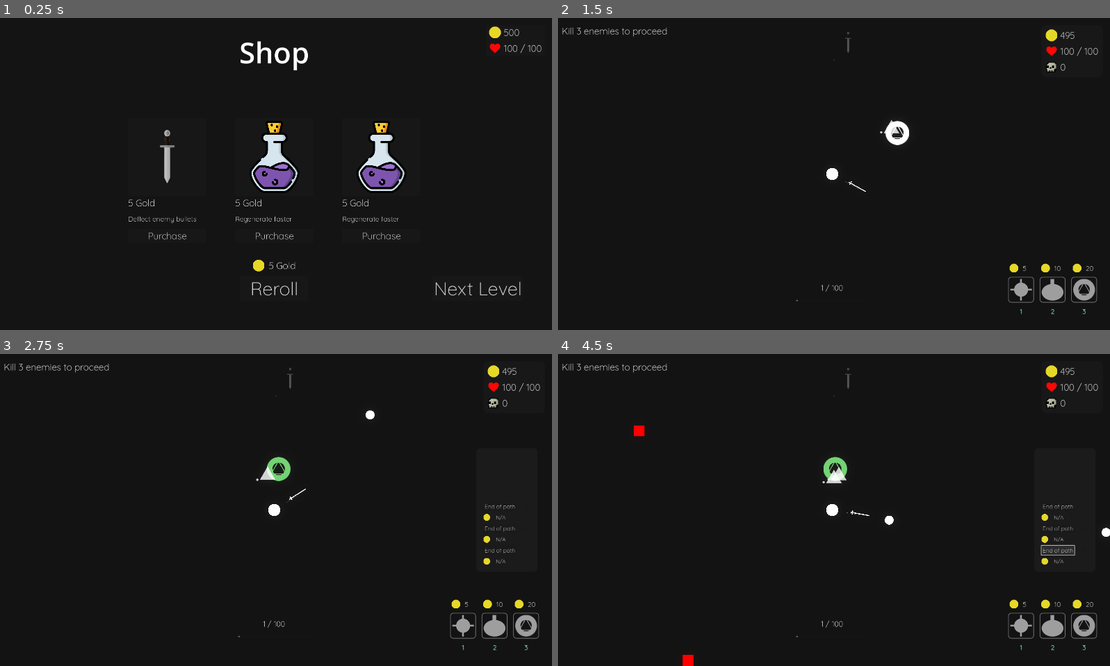
Above: before the commit, frames 1-4 (two rows, left to right).
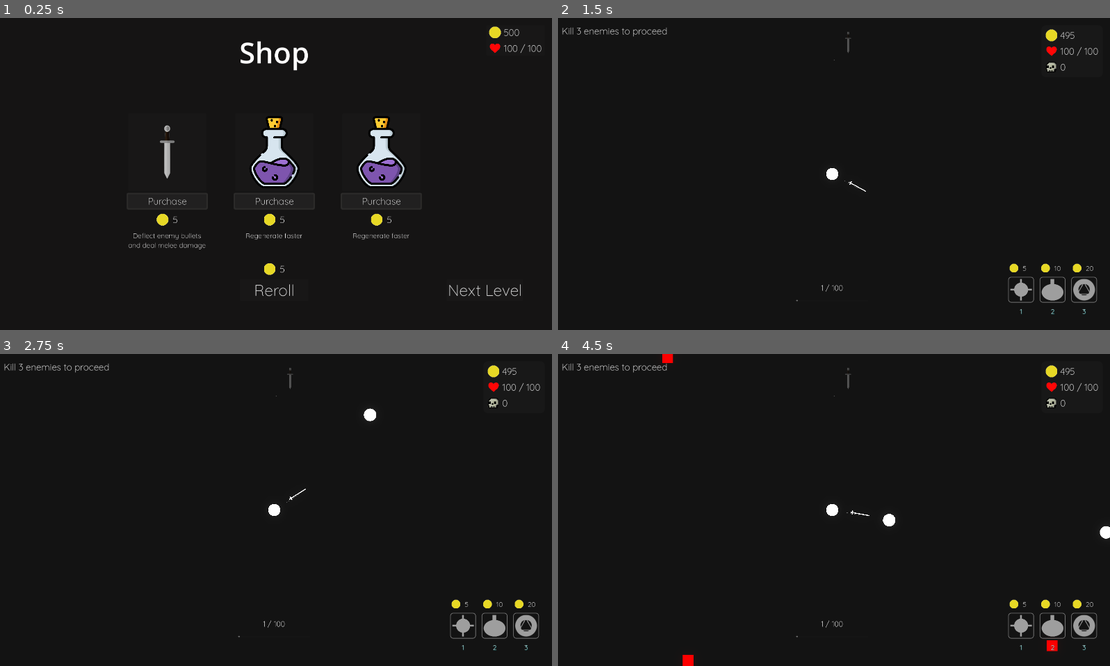
Above: after the commit, the same moments.

Repository: aiden10/towertide
Game: Godot game, scene res://Shop/Shop.tscn
Two runs of this game, one before a commit and one after it. Both use one fixed random seed, a clock stepped at 60 frames per second and the inputs below. This scene is started directly instead of the project's main scene.
Inputs (mouse positions are in pixels of both pictures, inside the frame that each line leads up to):
- Up to frame 1 (0.25 s): no input
- Up to frame 2 (1.5 s): click "Purchase" at 0.5 s; click "Next Level" at 1.25 s
- Up to frame 3 (2.75 s): tap Enter at 2 s; move the mouse to (336, 469) at 2.02 s; hold D (right) from 2.03 s (still down); click (336, 469) at 2.1 s
- Up to frame 4 (4.5 s): release D (right) at 2.75 s; click (1060, 506) at 2.75 s, where only the run before the commit has a clickable "End of path"; click (1060, 528) at 3.5 s, where only the run before the commit has a clickable "End of path"; click (1060, 550) at 4.25 s, where only the run before the commit has a clickable "End of path"

The runs differ from the first frame. In frame 1, 3.1% of the frame differs, in the area x 23-95%, y 32-90%; in frame 2, 0.3%; in frame 3, 0.5%; in frame 4, 0.9%.

Commit message:
fixed item card scaling, added basic sound setup

Diff:
--- a/Arena/arena.tscn
+++ b/Arena/arena.tscn
@@ -1,11 +1,10 @@
-[gd_scene load_steps=8 format=3 uid="uid://bx66d1earu3rb"]
+[gd_scene load_steps=7 format=3 uid="uid://bx66d1earu3rb"]
 
 [ext_resource type="Script" path="res://arena/arena.gd" id="1_5n0be"]
 [ext_resource type="PackedScene" uid="uid://dqfbffxeidvhr" path="res://player/Player.tscn" id="1_iy5w2"]
 [ext_resource type="PackedScene" uid="uid://l2perbaghgnm" path="res://door/Door.tscn" id="3_cuvm2"]
 [ext_resource type="PackedScene" uid="uid://onunwggusljt" path="res://enemies/stage1/BasicEnemy.tscn" id="4_5ndg3"]
 [ext_resource type="PackedScene" uid="uid://cmnf66ocvlno0" path="res://overlay/Overlay.tscn" id="5_0u82s"]
-[ext_resource type="PackedScene" uid="uid://d0ww8ht02jwn8" path="res://towers/spawner/SpawnerTower.tscn" id="6_3mgpk"]
 
 [sub_resource type="Environment" id="Environment_akft8"]
 background_mode = 3
@@ -36,6 +35,3 @@
 anchor_bottom = 0.0
 grow_horizontal = 1
 grow_vertical = 1
-
-[node name="SpawnerTower" parent="." instance=ExtResource("6_3mgpk")]
-position = Vector2(225, -142)
--- a/Shop/ItemCard.tscn
+++ b/Shop/ItemCard.tscn
@@ -1,7 +1,19 @@
-[gd_scene load_steps=3 format=3 uid="uid://cnjn3ya5n82rm"]
+[gd_scene load_steps=5 format=3 uid="uid://cnjn3ya5n82rm"]
 
 [ext_resource type="Theme" uid="uid://c6j20s0418q2g" path="res://resources/main_theme.tres" id="1_86g6b"]
 [ext_resource type="Script" path="res://shop/item_card.gd" id="1_n3w06"]
+[ext_resource type="Texture2D" uid="uid://bcdrfgq3elr05" path="res://sprites/overlay/gold.png" id="3_shoee"]
+
+[sub_resource type="StyleBoxFlat" id="StyleBoxFlat_vbfam"]
+bg_color = Color(0.992157, 0.972549, 0.94902, 0.0980392)
+corner_radius_top_left = 5
+corner_radius_top_right = 5
+corner_radius_bottom_right = 5
+corner_radius_bottom_left = 5
+expand_margin_left = 5.0
+expand_margin_top = 5.0
+expand_margin_right = 5.0
+expand_margin_bottom = 5.0
 
 [node name="ItemCard" type="VBoxContainer"]
 anchors_preset = 8
@@ -16,6 +28,7 @@
 grow_horizontal = 2
 grow_vertical = 2
 theme = ExtResource("1_86g6b")
+theme_override_constants/separation = 10
 script = ExtResource("1_n3w06")
 
 [node name="Name" type="Label" parent="."]
@@ -42,15 +55,34 @@
 layout_mode = 2
 theme_override_constants/separation = 20
 
-[node name="PriceLabel" type="Label" parent="VBoxContainer"]
+[node name="PanelContainer" type="PanelContainer" parent="VBoxContainer"]
+layout_mode = 2
+theme_override_styles/panel = SubResource("StyleBoxFlat_vbfam")
+
+[node name="PurchaseButton" type="Button" parent="VBoxContainer/PanelContainer"]
+layout_mode = 2
+theme_override_font_sizes/font_size = 32
+text = "Purchase"
+
+[node name="CenterContainer" type="CenterContainer" parent="VBoxContainer"]
+layout_mode = 2
+
+[node name="HBoxContainer" type="HBoxContainer" parent="VBoxContainer/CenterContainer"]
+layout_mode = 2
+theme_override_constants/separation = 15
+
+[node name="TextureRect" type="TextureRect" parent="VBoxContainer/CenterContainer/HBoxContainer"]
+custom_minimum_size = Vector2(15, 0)
+layout_mode = 2
+texture = ExtResource("3_shoee")
+expand_mode = 3
+
+[node name="PriceLabel" type="Label" parent="VBoxContainer/CenterContainer/HBoxContainer"]
 layout_mode = 2
 theme_override_font_sizes/font_size = 32
 
 [node name="Description" type="Label" parent="VBoxContainer"]
 layout_mode = 2
 theme_override_font_sizes/font_size = 24
-
-[node name="PurchaseButton" type="Button" parent="VBoxContainer"]
-layout_mode = 2
-theme_override_font_sizes/font_size = 32
-text = "Purchase"
+horizontal_alignment = 1
+autowrap_mode = 3
--- a/Shop/Shop.tscn
+++ b/Shop/Shop.tscn
@@ -86,7 +86,7 @@
 [node name="RerollButton" type="Button" parent="CanvasLayer/RerollContainer/VBoxContainer"]
 layout_mode = 2
 theme = ExtResource("1_nxhog")
-theme_override_font_sizes/font_size = 64
+theme_override_font_sizes/font_size = 54
 text = "Reroll"
 
 [node name="LevelContainer" type="MarginContainer" parent="CanvasLayer"]
@@ -105,7 +105,7 @@
 [node name="NextLevelButton" type="Button" parent="CanvasLayer/LevelContainer"]
 layout_mode = 2
 theme = ExtResource("1_nxhog")
-theme_override_font_sizes/font_size = 64
+theme_override_font_sizes/font_size = 54
 text = "Next Level"
 
 [node name="StatsContainer" type="MarginContainer" parent="CanvasLayer"]
--- a/Shop/item_card.gd
+++ b/Shop/item_card.gd
@@ -1,8 +1,8 @@
 extends Control
 
-@onready var purchase_button: Button = $VBoxContainer/PurchaseButton
+@onready var purchase_button: Button = $VBoxContainer/PanelContainer/PurchaseButton
 @onready var item_image: TextureRect = $PanelContainer/MarginContainer/ItemImage
-@onready var price_label: Label = $VBoxContainer/PriceLabel
+@onready var price_label: Label = $VBoxContainer/CenterContainer/HBoxContainer/PriceLabel
 @onready var name_label: Label = $Name
 @onready var description_label: Label = $VBoxContainer/Description
 
@@ -20,6 +20,6 @@
 
 func populate() -> void:
 	item_image.texture = item.image
-	price_label.text = str(item.price) + " Gold"
+	price_label.text = str(item.price)
 	name_label.text = item.name
 	description_label.text = item.description
--- a/Shop/shop.gd
+++ b/Shop/shop.gd
@@ -12,7 +12,7 @@
 func _ready() -> void:
 	next_level_button.pressed.connect(_next_level)
 	reroll_button.pressed.connect(_reroll)
-	reroll_label.text = str(reroll_cost) + " Gold"
+	reroll_label.text = str(reroll_cost)
 	EventBus.purchased.connect(_update_overlay)
 	generate_item_cards()
 	_update_overlay()
--- a/autoloads/items.gd
+++ b/autoloads/items.gd
@@ -9,7 +9,7 @@
 
 const SWORD_IMAGE_PATH: String = "res://sprites/items/sword.png"
 const SWORD_NAME: String = "Sword"
-const SWORD_DESCRIPTION: String = "Deflect enemy bullets"
+const SWORD_DESCRIPTION: String = "Deflect enemy bullets and deal melee damage"
 const SWORD_PRICE: int = 5
 const SWORD_DAMAGE: int = 5
 
--- /dev/null
+++ b/autoloads/sound_manager.gd
@@ -0,0 +1,19 @@
+extends Node
+
+const SOUNDS = {}
+var audio_players: Array[AudioStreamPlayer] = []
+
+func _ready() -> void:
+	EventBus.purchased.connect(func(): play_sound("purchase"))
+
+func play_sound(sound_name: String) -> void:
+	var player = _get_available_player()
+	if player:
+		player.stream = SOUNDS[sound_name]
+		player.play()
+
+func _get_available_player() -> AudioStreamPlayer:
+	for player in audio_players:
+		if not player.playing:
+			return player
+	return null
--- a/autoloads/towers.gd
+++ b/autoloads/towers.gd
@@ -27,6 +27,7 @@
 const CHARGER_DAMAGE: float = 0.8
 const CHARGER_WANDER_DIST: float = 200
 const CHARGER_MIN_WANDER: float = 50
+const CHARGER_LIFETIME: float = 1.5
 
 const end_of_path_name: String = "End of path"
 var end_of_path_image: Texture = load("res://sprites/towers/lock.png")
--- a/entities/minion/minion_states/follow_state.gd
+++ b/entities/minion/minion_states/follow_state.gd
@@ -3,24 +3,40 @@
 var minion_attack_range: Area2D
 var destination: Vector2
 var direction: Vector2
+var despawn_timer: Timer
 
 func enter() -> void:
+	despawn_timer = Timer.new()
+	add_child(despawn_timer)
+	despawn_timer.wait_time = Towers.CHARGER_LIFETIME
+	despawn_timer.one_shot = true
+	despawn_timer.timeout.connect(_on_despawn_timer_timeout)
+
 	minion.speed *= 10 ## Increase speed when enemy detected
 	minion_attack_range = get_attack_range()
 	minion_attack_range.area_entered.connect(detected)
+
+func exit() -> void:
+	minion_attack_range.area_entered.disconnect(detected)
+
+func on_death() -> void:
+	for attackable_area in minion_attack_range.get_overlapping_areas():
+		if attackable_area.get_parent().is_in_group("Enemies"):
+			var attackable_enemy: Enemy = attackable_area.get_parent()
+			attackable_enemy.take_damage(PlayerState.damage * minion.damage)
+			minion.modulate = Color8(510, 255, 255, 255)
+			Utils.spawn_hit_effect(Color8(255, 255, 255, 255), minion.global_position, PlayerState.damage * minion.damage)
+			minion.queue_free()
+
+func _on_despawn_timer_timeout() -> void:
+	on_death()
 
 func detected(area: Area2D) -> void:
 	var parent = area.get_parent()
 
 	## Close enough to the detected enemy
 	if parent.is_in_group("Enemies"):
-		for attackable_area in minion_attack_range.get_overlapping_areas():
-			if attackable_area.get_parent().is_in_group("Enemies"):
-				var attackable_enemy: Enemy = attackable_area.get_parent()
-				attackable_enemy.take_damage(PlayerState.damage * minion.damage)
-				minion.modulate = Color8(510, 255, 255, 255)
-				Utils.spawn_hit_effect(Color8(255, 255, 255, 255), minion.global_position, PlayerState.damage * minion.damage)
-				minion.queue_free()
+		on_death()
 
 func physics_update(delta: float) -> void:
 	if not minion.detected_enemy:
--- a/project.godot
+++ b/project.godot
@@ -26,6 +26,7 @@
 GameState="*res://states/game_state.gd"
 Items="*res://autoloads/items.gd"
 Towers="*res://autoloads/towers.gd"
+SoundManager="*res://autoloads/sound_manager.gd"
 
 [display]
 
--- a/projectiles/projectile.gd
+++ b/projectiles/projectile.gd
@@ -43,8 +43,7 @@
 	if shooter == "player":
 		player_scale = PlayerState.bullet_size
 
-	hitbox.scale *= (log(bullet_damage) / 2) + player_scale
-	sprite.scale *= (log(bullet_damage) / 2) + player_scale
+	scale *= log(bullet_damage / 2) + player_scale
 
 func _physics_process(delta: float) -> void:
 	velocity = direction * speed
--- a/towers/spawner/minions/charger_minion.gd
+++ b/towers/spawner/minions/charger_minion.gd
@@ -7,4 +7,5 @@
 	speed = Towers.CHARGER_SPEED
 	min_wander = Towers.CHARGER_MIN_WANDER
 	wander_distance = Towers.CHARGER_WANDER_DIST
+	sprite.scale *= log(((PlayerState.damage) / 2) + PlayerState.bullet_size)
 	sprite.play()
Not shown, changed: todo.txt
